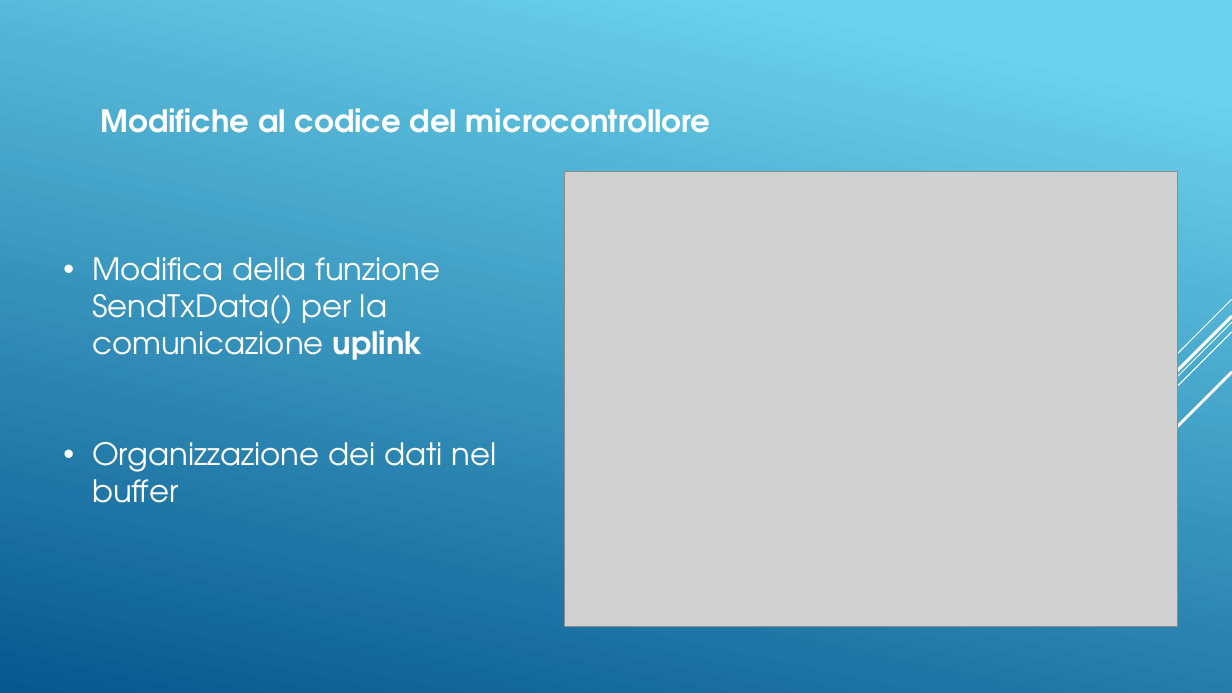
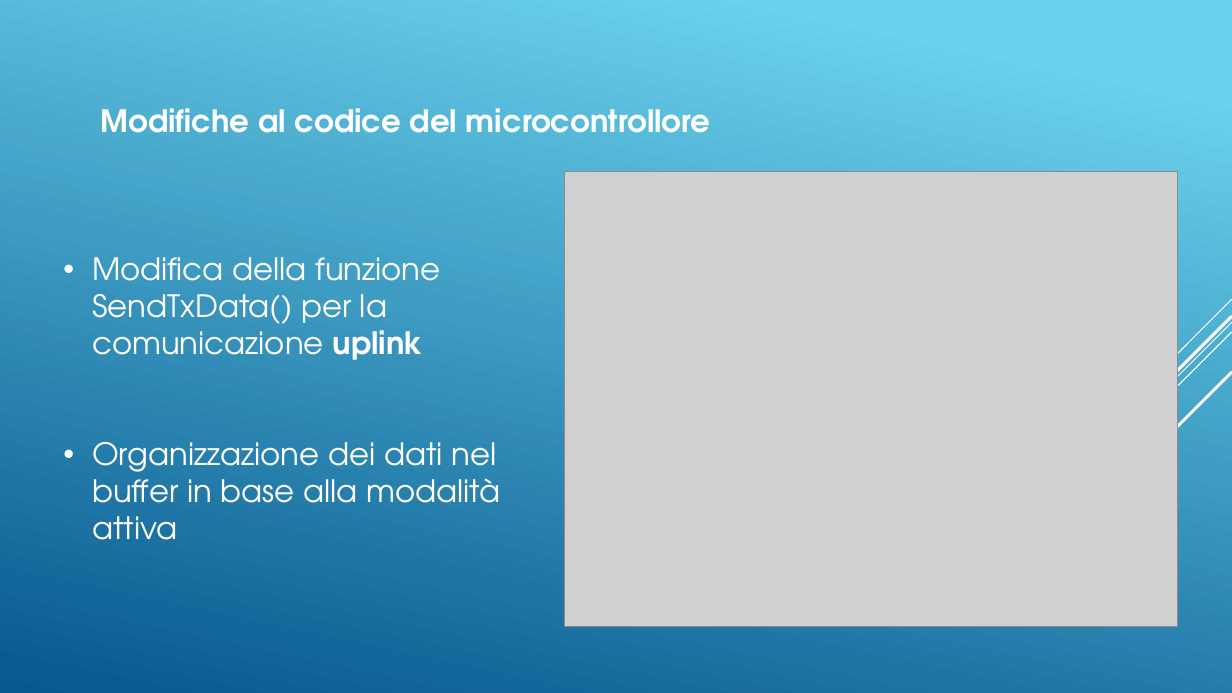
Before and after one commit to DaddaOperator/STM-Micro-Exercises-PLSD-, a slide deck: slide 9 of PresentazioneOfficial.pptx. Drawn at 1232x693 pixels with LibreOffice and Linux fonts; fonts in the diff are those of the drawing; grey boxes stand for pictures. Boxes give left, top, right and bottom in pixels: in the first picture for what was removed or moved away, otherwise in the second. Text is boxed around its words. In the diff, an @@ line names an element or a change of style, - is before the commit and + after.

```diff
--- a/PresentazioneOfficial.pptx
+++ b/PresentazioneOfficial.pptx
@@ text at [92,442,500,540]: text changed @@
-• Organizzazione dei dati nel buffer
+• Organizzazione dei dati nel buffer in base alla modalità attiva
```
Also in this commit, not shown: 3 other slides changed.
